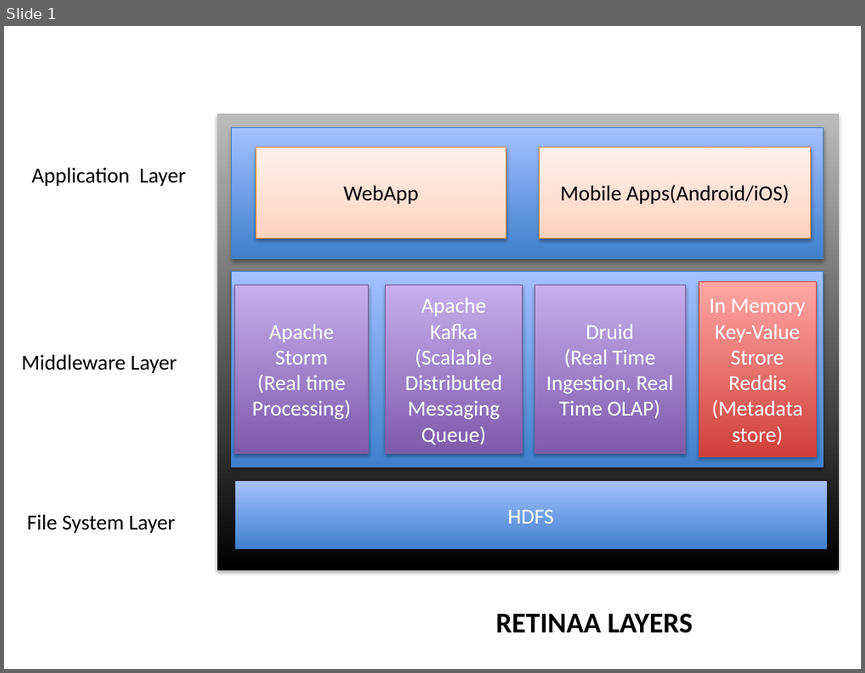
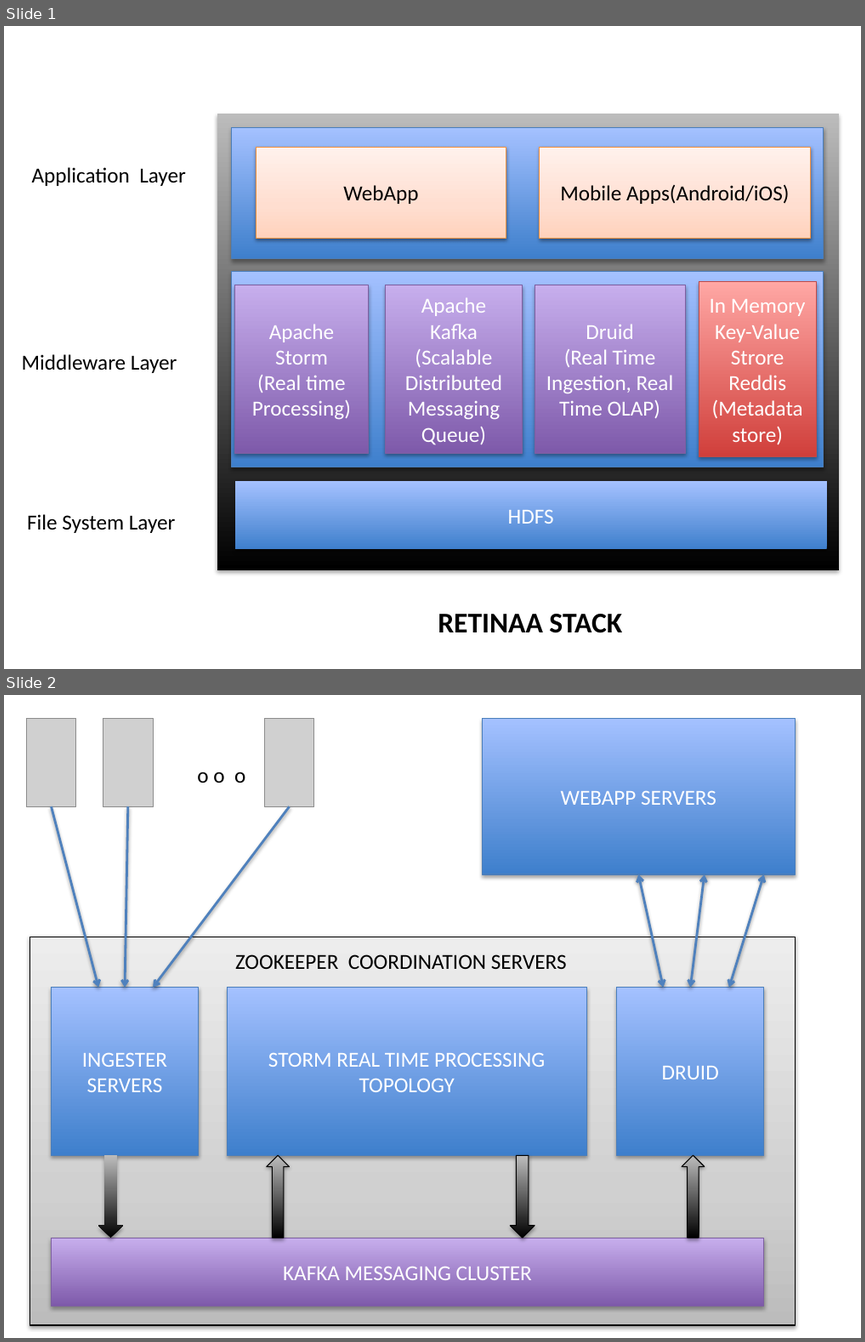
Before and after one commit to bourneagain/retina, a slide deck: report/Retinaa.pptx. Shown one above the other, each under a label of ours: slide 1 before the commit, slides 1 and 2 after it. The pictures are 865x673 and 865x1342 pixels, drawn with LibreOffice and Linux fonts; fonts in the diff are those of the drawing; grey boxes stand for pictures. Boxes give left, top, right and bottom in pixels: in the first picture for what was removed or moved away, otherwise in the second. Text is boxed around its words. In the diff, an @@ line names an element or a change of style, - is before the commit and + after.

```diff
--- a/report/Retinaa.pptx
+++ b/report/Retinaa.pptx
@@ slide 2 added at (4, 695, 861, 1338), background #FFFFFF @@
@@ picture added at (26, 719, 76, 807) @@
@@ picture added at (103, 719, 153, 807) @@
@@ picture added at (264, 719, 314, 807) @@
@@ rectangle added at (482, 719, 794, 875), fill gradient #3F80CE to #A4C4FF, outline #4B7EBC 0.75 pt, 18 pt, text #FFFFFF @@
+WEBAPP SERVERS
@@ text added at (197, 771, 245, 783), 18 pt, text #000000 @@
+o o o
@@ arrow added from (51, 806) to (98, 987), #4F81BD 2 pt @@
@@ arrow added from (128, 806) to (125, 987), #4F81BD 2 pt @@
@@ arrow added from (290, 806) to (153, 987), #4F81BD 2 pt @@
@@ double arrow added from (638, 874) to (663, 987), #4F81BD 2 pt @@
@@ double arrow added from (704, 874) to (690, 987), #4F81BD 2 pt @@
@@ double arrow added from (764, 874) to (729, 987), #4F81BD 2 pt @@
@@ rectangle added at (30, 936, 795, 1325), fill gradient #BDBDBD to #D1D1D1 to #EEEEEE, outline #000000 0.75 pt @@
@@ text added at (235, 954, 567, 969), 18 pt, text #000000 @@
+ZOOKEEPER COORDINATION SERVERS
@@ rectangle added at (51, 987, 199, 1155), fill gradient #3F80CE to #A4C4FF, outline #4B7EBC 0.75 pt, 18 pt, text #FFFFFF @@
+INGESTER SERVERS
@@ rectangle added at (227, 987, 586, 1155), fill gradient #3F80CE to #A4C4FF, outline #4B7EBC 0.75 pt, 18 pt, text #FFFFFF @@
+STORM REAL TIME PROCESSING TOPOLOGY
@@ rectangle added at (617, 987, 764, 1155), fill gradient #3F80CE to #A4C4FF, outline #4B7EBC 0.75 pt, 18 pt, text #FFFFFF @@
+DRUID
@@ down arrow added at (98, 1155, 123, 1237), fill gradient #000000 to #BDBDBD @@
@@ up arrow added at (266, 1155, 290, 1237), fill gradient #000000 to #BDBDBD, outline #000000 0.75 pt @@
@@ down arrow added at (511, 1155, 535, 1237), fill gradient #000000 to #BDBDBD, outline #000000 0.75 pt @@
@@ up arrow added at (681, 1155, 705, 1237), fill gradient #000000 to #BDBDBD, outline #000000 0.75 pt @@
@@ rectangle added at (51, 1237, 764, 1306), fill gradient #7F5BAB to #C8B0ED, outline #7D60A0 0.75 pt, 18 pt, text #FFFFFF @@
+KAFKA MESSAGING CLUSTER
@@ slide 1 changed as well @@
@@ text at (438, 613, 622, 633): text changed @@
-RETINAA LAYERS
+RETINAA STACK
```
Also in this commit, not shown: 1 other slide added.
